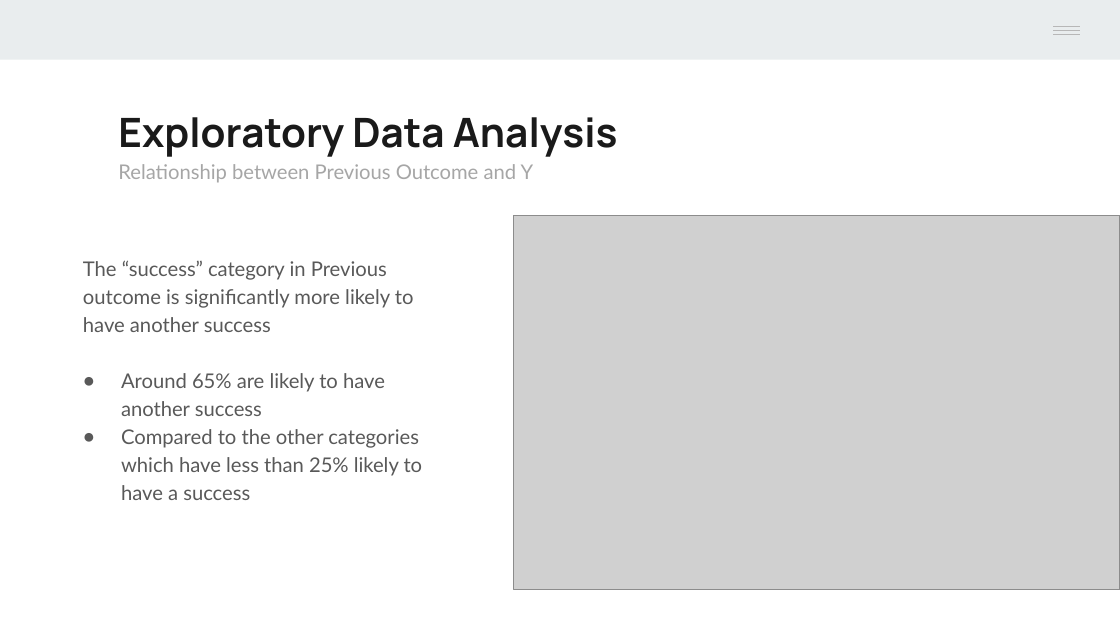
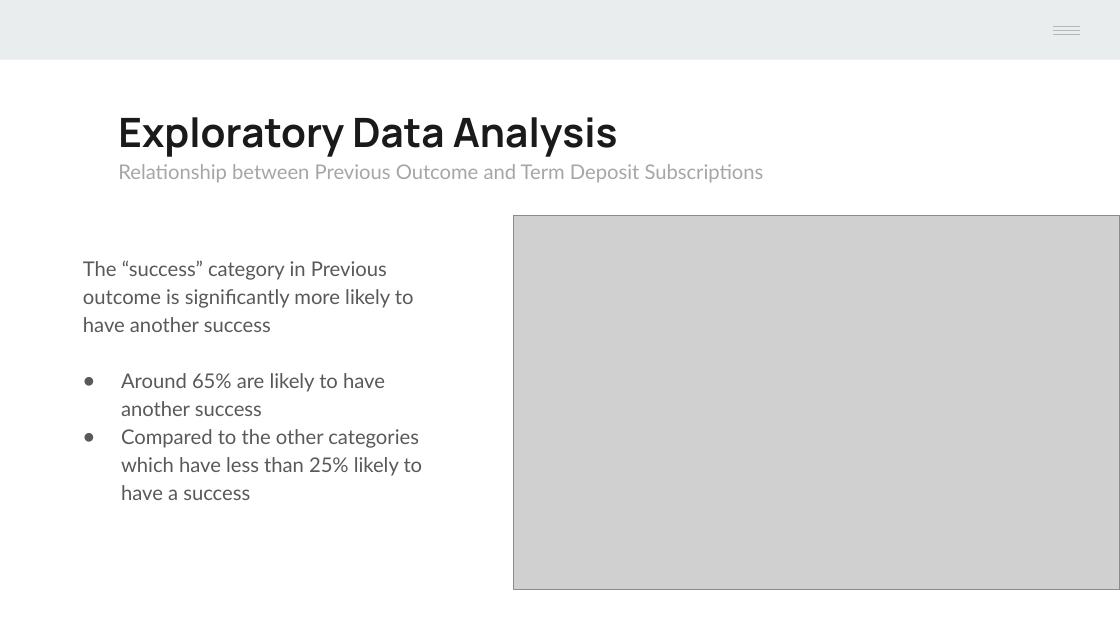
Before and after one commit to Mr-Chang95/Bank-Marketing-Analysis-Logistic-Regression, a slide deck: slide 9 of Project2_Chang_Craus_Yule.pptx. Drawn at 1120x630 pixels with LibreOffice and Linux fonts; fonts in the diff are those of the drawing; grey boxes stand for pictures. Boxes give left, top, right and bottom in pixels: in the first picture for what was removed or moved away, otherwise in the second. Text is boxed around its words. In the diff, an @@ line names an element or a change of style, - is before the commit and + after.

Commit message:
Update EDA on ppt

```diff
--- a/Project2_Chang_Craus_Yule.pptx
+++ b/Project2_Chang_Craus_Yule.pptx
@@ text at (x1=118, y1=164, x2=764, y2=183): text changed @@
-Relationship between Previous Outcome and Y
+Relationship between Previous Outcome and Term Deposit Subscriptions
```
Also in this commit, not shown: 1 other slide changed, 2 slides added.
